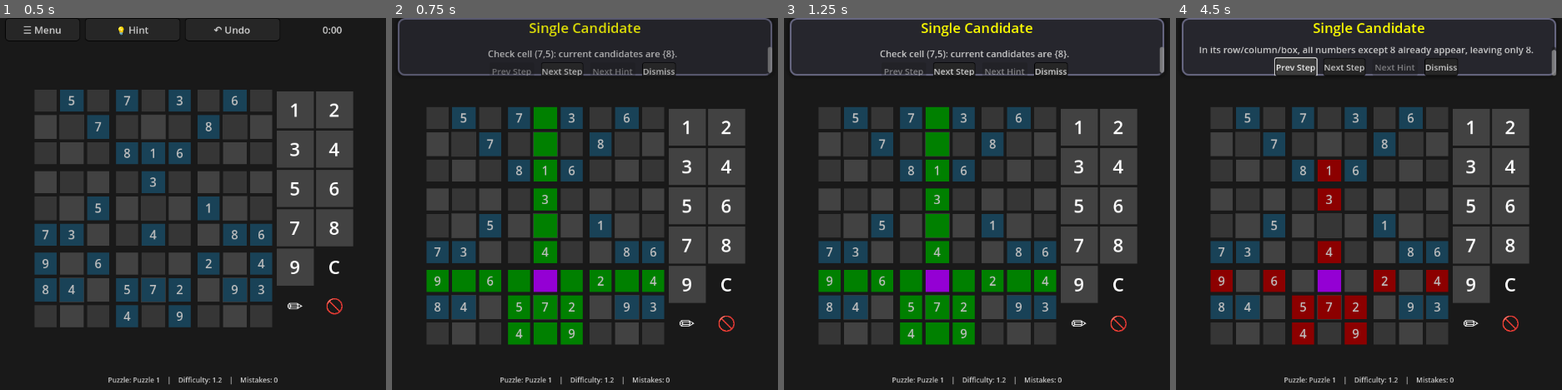
Above: before the commit, frames 1-4 (left to right).
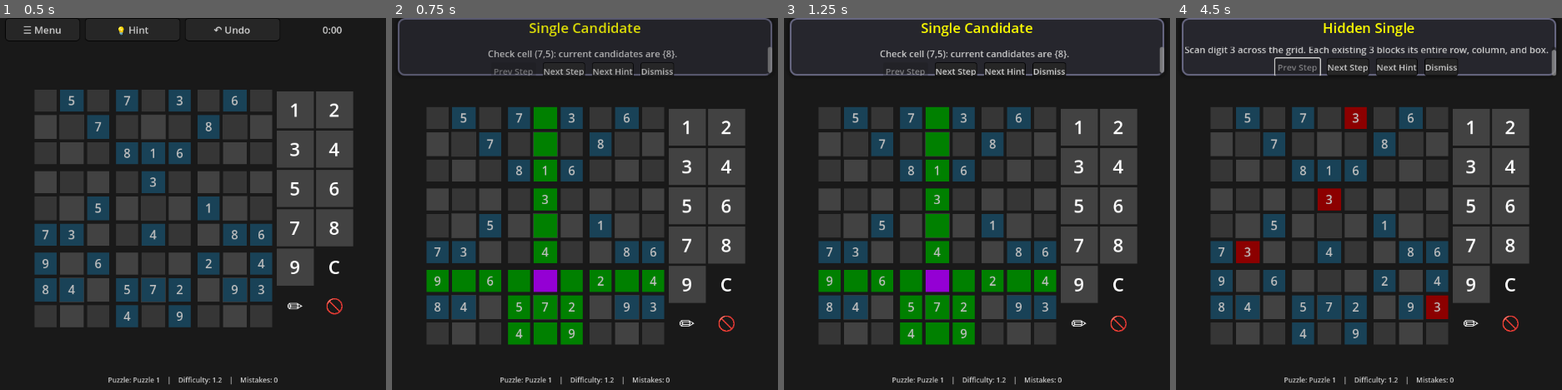
Above: after the commit, the same moments.

Repository: emmertex/nice_sudoku
Game: Godot game, scene res://game_screen.tscn
Same seed, same stepped clock (60 frames per second), same inputs: the game is played once before the commit and once after it.
Inputs (mouse positions are in pixels of both pictures, inside the frame that each line leads up to):
- Up to frame 1 (0.5 s): no input
- Up to frame 2 (0.75 s): click "💡 Hint" at 0.5 s
- Up to frame 3 (1.25 s): no input
- Up to frame 4 (4.5 s): click "Next Step" at 1.25 s; click "Next Step" at 2 s; click (1396, 70) at 2.75 s, where only the run after the commit has a clickable "Next Hint"; click (1396, 66) at 3.5 s, where only the run after the commit has a clickable "Next Hint"; click (1295, 66) at 4.25 s, where only the run before the commit has a clickable "Prev Step"

Frame 1 is identical in both runs. In frame 2, 0.4% of the frame differs, in the area x 26-74%, y 12-16%; in frame 3, 0.5%; in frame 4, 7.6%, in the area x 2-97%, y 1-88%.

Commit message:
improve nishio

Diff:
--- /dev/null
+++ b/debug_test.gd
@@ -0,0 +1,42 @@
+extends SceneTree
+
+func _init():
+	if Engine.is_editor_hint():
+		return
+
+	var Sudoku = load("res://sudoku_code.gd")
+	var SudokuHintGenerator = load("res://hint_generator.gd")
+	var Hint = load("res://hint.gd")
+
+	var sudoku = Sudoku.new()
+	var hint_generator = SudokuHintGenerator.new()
+	hint_generator.sudoku = sudoku
+
+	# Test puzzle from test_naked_pair_row
+	var puzzle_str = "003921000900307001001806400008102900700000008006708200002609500800203009005018300"
+	sudoku.load_puzzle_from_string(puzzle_str)
+
+	print("Puzzle loaded:")
+	print("Row 4 (0-based): ", sudoku.grid[4])
+
+	print("\nCandidates for row 4:")
+	for c in range(9):
+		var cands = hint_generator._get_candidates(4, c)
+		var cand_list = []
+		for i in range(9):
+			if cands.get_bit(i):
+				cand_list.append(i + 1)
+		print("Cell (4,%d): %s" % [c, cand_list])
+
+	var hints = hint_generator.get_hints()
+
+	print("\nHints found: ", hints.size())
+	for hint in hints:
+		print("Technique: ", hint.technique)
+		if hint.technique == Hint.HintTechnique.NAKED_PAIR_ROW:
+			print("Found naked pair row hint!")
+			print("Cells: ", hint.cells)
+			print("Numbers: ", hint.numbers)
+			break
+
+	quit(0)
--- a/hint_generator.gd
+++ b/hint_generator.gd
@@ -37,8 +37,8 @@
 		solver.solve(self, hints)
 		if (Time.get_ticks_msec() - time_start) > 50:
 			print("Solver: %s, time: %d ms, hints: %d" % [solver.name(), Time.get_ticks_msec() - time_start, hints.size()])
-		if hints.size() > 0:
-			return hints
+		#if hints.size() > 0:
+		#	return hints
 	return hints
 
 func _get_candidates(r: int, c: int) -> BitSet:
--- a/solvers/nishio_solver.gd
+++ b/solvers/nishio_solver.gd
@@ -14,36 +14,62 @@
 
 
 func _find_nishio_eliminations(hints: Array[Hint]):
-	# Try each candidate; if assuming it leads to no solution -> eliminate
-	for r in range(9):
-		for c in range(9):
-			if sudoku.grid[r][c] != 0:
-				continue
-			var cand = _get_candidates(r,c)
-			for d in range(9):
-				if not cand.get_bit(d):
-					continue
-				# Clone sudoku state minimally
-				var trial = Sudoku.new()
-				trial.load_puzzle_from_dictionary({"grid": sudoku.grid.duplicate(true), "difficulty": "trial"}, sudoku.current_puzzle_index)
-				if not trial.is_valid_move(r, c, d + 1):
-					continue
-				var result = trial.set_number(r, c, d + 1)
-				if not result["success"]:
-					continue
-				var solutions = trial.solve_with_backtracking(1)
-				if solutions.size() == 0:
+	# For each digit, find placements that lead to contradictions
+	for d in range(9):
+		var solved_cells = _get_solved_cells_for_digit(d)
+
+		var rows = BitSet.new(9)
+		var cols = BitSet.new(9)
+		var boxes = BitSet.new(9)
+
+		# Initialize BitSets to track occupied rows/cols/boxes for this digit
+		for r in range(9):
+			var c = solved_cells[r]
+			if c >= 0:
+				# Digit d is already placed at (r,c), so mark row r, column c, and box as occupied
+				rows.set_bit(r)
+				cols.set_bit(c)
+				boxes.set_bit(Cardinals.Bxy[r * 9 + c])
+
+		var digit_cells = _get_digit_cells(d)
+		var always_off = digit_cells.clone()
+		var always_on = digit_cells.clone()
+
+		_placements(BitSet.new(81), digit_cells, rows, cols, boxes, always_off, always_on)
+
+		if not always_off.is_empty() or not always_on.is_empty():
+			var elims = {}
+			elims[d] = always_off.clone()
+
+			# For always_on cells, eliminate other digits from those cells
+			for cell_idx in _get_set_bits(always_on):
+				var r = cell_idx / 9
+				var c = cell_idx % 9
+				var candidates = _get_candidates(r, c)
+				for other_d in range(9):
+					if other_d != d and candidates.get_bit(other_d):
+						if not elims.has(other_d):
+							elims[other_d] = BitSet.new(81)
+						elims[other_d].set_bit(cell_idx)
+
+			# Create hints for eliminations
+			for elim_digit in elims:
+				var elim_cells = elims[elim_digit]
+				for cell_idx in _get_set_bits(elim_cells):
+					var r = cell_idx / 9
+					var c = cell_idx % 9
 					var hint = Hint.new(Hint.HintTechnique.NISHIO, "")
-					hint.numbers.append(d + 1)
-					hint.cells.append(Vector2i(r,c))
-					hint.elim_cells.append(Vector2i(r,c))
-					hint.elim_numbers.append(d + 1)
-					var s1 = "Assume %d at %s and propagate." % [d + 1, _format_cell_list([Vector2i(r,c)])]
-					var s2 = "This leads to a contradiction (no solution)."
-					var s3 = "Therefore, eliminate %d from %s." % [d + 1, _format_cell_list([Vector2i(r,c)])]
-					hint.add_step(s1, [Vector2i(r,c)])
+					hint.numbers.append(elim_digit + 1)
+					hint.cells.append(Vector2i(r, c))
+					hint.elim_cells.append(Vector2i(r, c))
+					hint.elim_numbers.append(elim_digit + 1)
+
+					var s1 = "Consider all possible placements of digit %d." % [elim_digit + 1]
+					var s2 = "Some cells must never contain %d, others must always contain it." % [elim_digit + 1]
+					var s3 = "Therefore, eliminate %d from %s." % [elim_digit + 1, _format_cell_list([Vector2i(r, c)])]
+					hint.add_step(s1)
 					hint.add_step(s2)
-					hint.add_step(s3, [], [], [], [Vector2i(r,c)], [d + 1])
+					hint.add_step(s3, [], [], [], [Vector2i(r, c)], [elim_digit + 1])
 					hint.description = s1 + "\n\n" + s2 + "\n\n" + s3
 					hints.append(hint)
 func _get_candidates(r: int, c: int) -> BitSet:
@@ -51,3 +77,82 @@
 
 func _format_cell_list(cells: Array[Vector2i]) -> String:
 	return generator_ref._format_cell_list(cells)
+
+func _next_clear_bit(bitset: BitSet, from_index: int) -> int:
+	for i in range(from_index, 9):
+		if not bitset.get_bit(i):
+			return i
+	return 9  # Return size when no more clear bits
+
+func _and_not(target: BitSet, other: BitSet) -> void:
+	# Modify target to keep only bits that are not set in other
+	for i in range(81):
+		if other.get_bit(i):
+			target.clear_bit(i)
+
+func _and(target: BitSet, other: BitSet) -> void:
+	# Modify target to keep only bits that are set in both target and other
+	for i in range(81):
+		if not other.get_bit(i):
+			target.clear_bit(i)
+
+func _get_set_bits(bitset: BitSet) -> Array:
+	var result = []
+	var bit = bitset.next_set_bit(0)
+	while bit != -1:
+		result.append(bit)
+		bit = bitset.next_set_bit(bit + 1)
+	return result
+
+func _get_solved_cells_for_digit(d: int) -> Array:
+	# Return array where index r contains column c if digit d+1 is solved at (r,c), else -1
+	var solved = []
+	solved.resize(9)
+	for i in range(9):
+		solved[i] = -1
+
+	for r in range(9):
+		for c in range(9):
+			if sudoku.grid[r][c] == d + 1:
+				solved[r] = c
+				break
+	return solved
+
+func _get_digit_cells(d: int) -> BitSet:
+	# Return BitSet of cells that can potentially contain digit d+1
+	var cells = BitSet.new(81)
+	for r in range(9):
+		for c in range(9):
+			if sudoku.grid[r][c] == 0 and _get_candidates(r, c).get_bit(d):
+				cells.set_bit(r * 9 + c)
+	return cells
+
+func _placements(pattern: BitSet, open_cells: BitSet, rows: BitSet, cols: BitSet, boxes: BitSet, always_off: BitSet, always_on: BitSet) -> void:
+	# Find next row that needs to be filled
+	var row = _next_clear_bit(rows, 0)
+	if row == 9:
+		# All rows filled, update always_off and always_on
+		_and_not(always_off, pattern)
+		_and(always_on, pattern)
+		return
+
+	# Try placing digit in each available column/box combination
+	for col in range(9):
+		if cols.get_bit(col):
+			continue
+		var cell = row * 9 + col
+		var box = Cardinals.Bxy[cell]
+		if open_cells.get_bit(cell) and not boxes.get_bit(box):
+			# Place the digit here
+			rows.set_bit(row)
+			cols.set_bit(col)
+			boxes.set_bit(box)
+			pattern.set_bit(cell)
+
+			_placements(pattern, open_cells, rows, cols, boxes, always_off, always_on)
+
+			# Backtrack
+			pattern.clear_bit(cell)
+			boxes.clear_bit(box)
+			cols.clear_bit(col)
+			rows.clear_bit(row)
